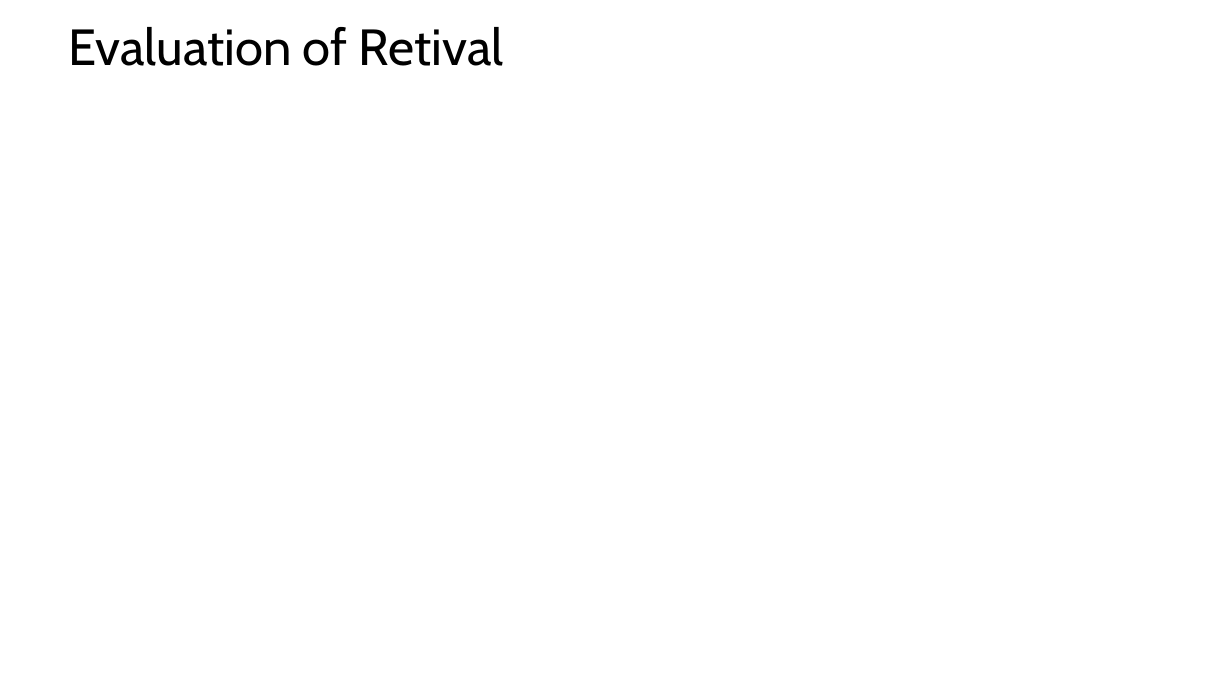
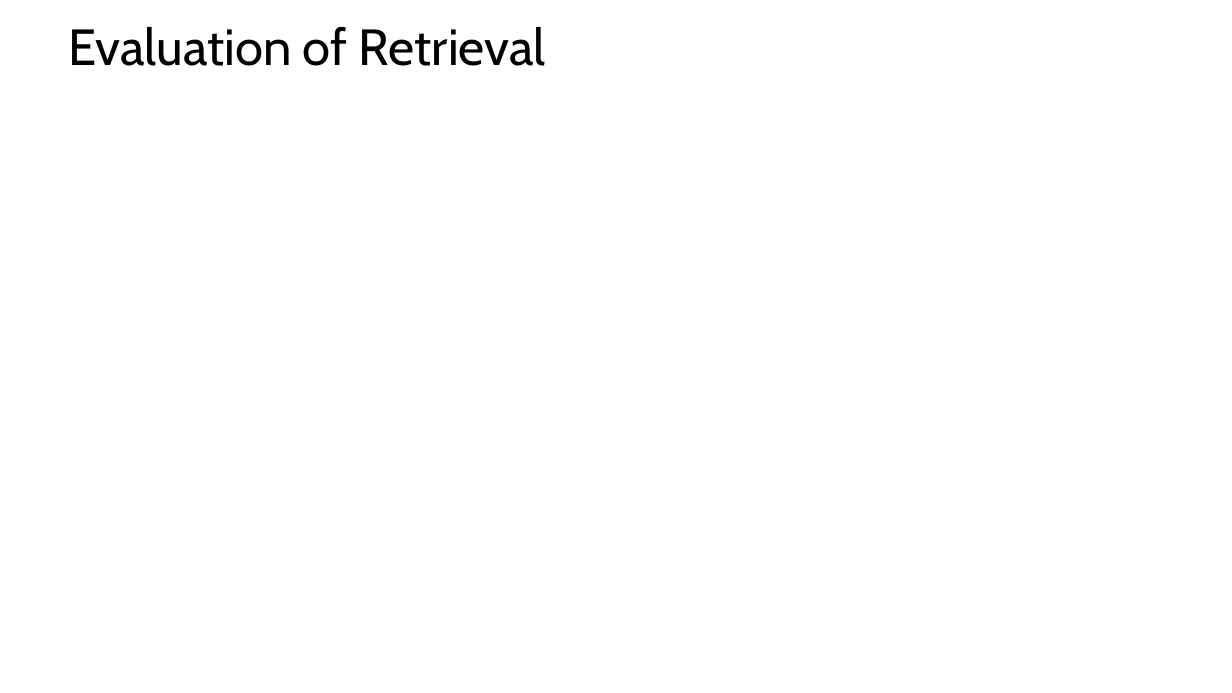
Before and after one commit to StephenElston/CSCI-E-108, a slide deck: slide 19 of slides/10_InformationRetrievalSearch.pptx. Drawn at 1232x693 pixels with LibreOffice and Linux fonts; fonts in the diff are those of the drawing; grey boxes stand for pictures. Boxes give left, top, right and bottom in pixels: in the first picture for what was removed or moved away, otherwise in the second. Text is boxed around its words. In the diff, an @@ line names an element or a change of style, - is before the commit and + after.

Commit message:
Corrected spelling errors

```diff
--- a/slides/10_InformationRetrievalSearch.pptx
+++ b/slides/10_InformationRetrievalSearch.pptx
@@ title at [68,27,546,66]: text changed @@
-Evaluation of Retival
+Evaluation of Retrieval
```
Also in this commit, not shown: 7 other slides changed.
